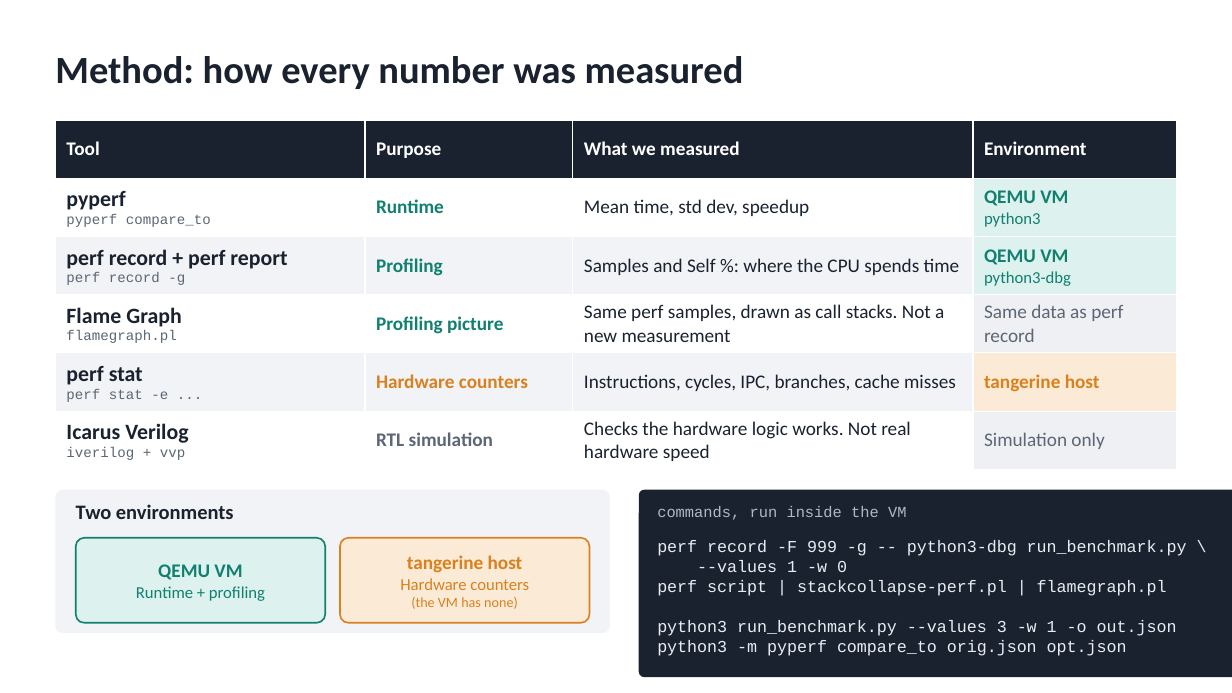
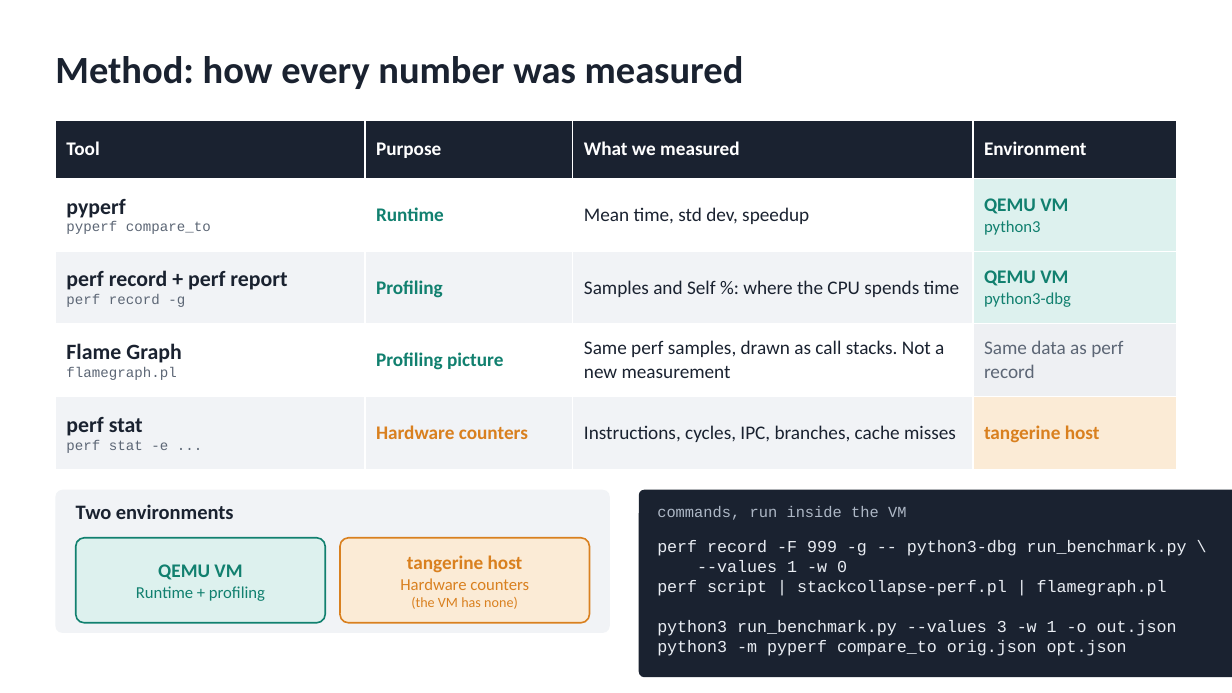
Before and after one commit to muhameedm/hw-sw-codesign-project, a slide deck: slide 3 of presentation/presentation.pptx. Drawn at 1232x693 pixels with LibreOffice and Linux fonts; fonts in the diff are those of the drawing. Boxes give left, top, right and bottom in pixels: in the first picture for what was removed or moved away, otherwise in the second. Text is boxed around its words. In the diff, an @@ line names an element or a change of style, - is before the commit and + after.

Commit message:
Remove the simulator row from the method slide

```diff
--- a/presentation/presentation.pptx
+++ b/presentation/presentation.pptx
@@ table at (55,120,1177,470) @@
-row 6: Icarus Verilog / iverilog + vvp | RTL simulation | Checks the hardware logic works. Not real hardware speed | Simulation only
```
